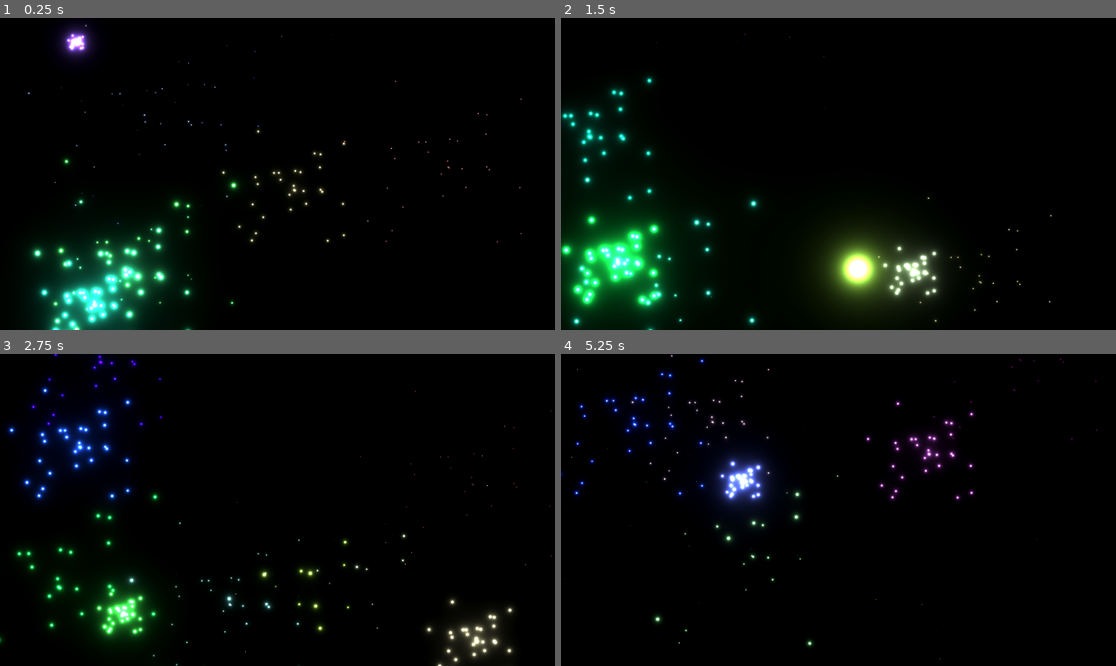
Above: before the commit, frames 1-4 (two rows, left to right).
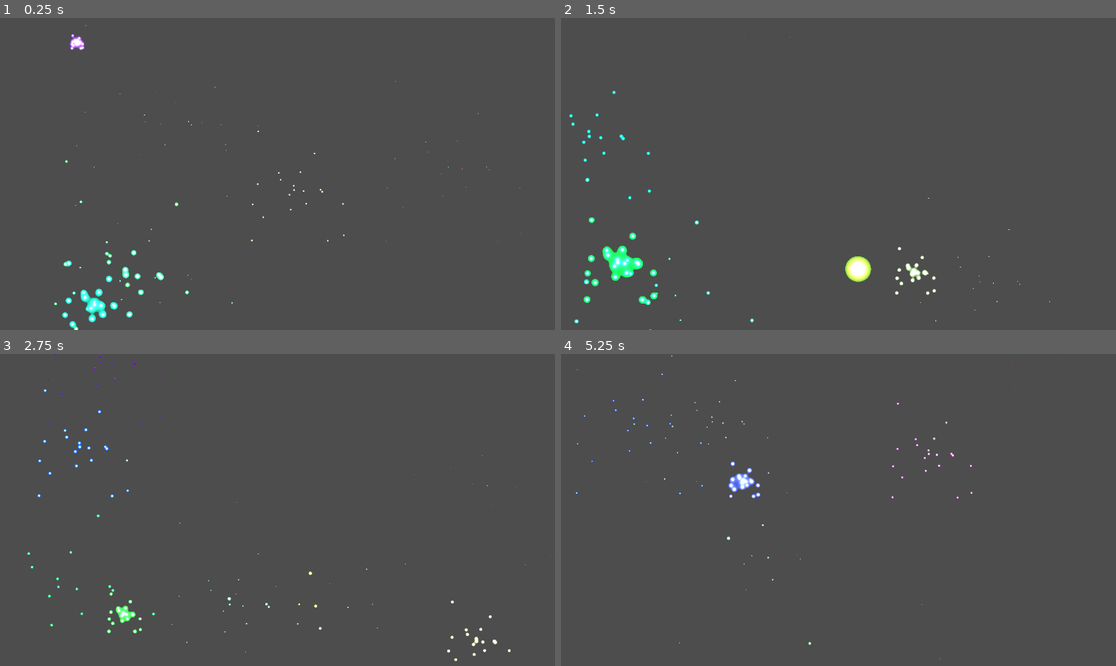
Above: after the commit, the same moments.

Repository: Wpan0n/_HiddenPaws_
Game: Godot game, scene res://scences/Fireworks.tscn
The game is run twice, just before and just after one commit, with the same random seed, the same clock (stepped at 60 frames per second) and the same inputs. This scene is started directly instead of the project's main scene.
Inputs (mouse positions are in pixels of both pictures, inside the frame that each line leads up to):
- Up to frame 1 (0.25 s): no input
- Up to frame 2 (1.5 s): move the mouse to (960, 158) at 0.52 s; click (960, 158) at 0.67 s; drag from (727, 189) to (810, 236) at 1.27 s
- Up to frame 3 (2.75 s): move the mouse to (333, 441) at 2.02 s; click (333, 441) at 2.17 s
- Up to frame 4 (5.25 s): drag from (810, 572) to (672, 463) at 2.77 s; move the mouse to (1005, 556) at 3.52 s; click (1005, 556) at 3.67 s; drag from (672, 463) to (755, 432) at 4.27 s; move the mouse to (866, 510) at 5.02 s; click (866, 510) at 5.17 s

The runs differ from the first frame. In frame 1, 100% of the frame differs, in the area x 0-100%, y 0-100%; in frame 2, 99%; in frame 3, 100%; in frame 4, 100%.

Commit message:
touch up on fireworks

Diff:
--- a/scences/Fireworks.tscn
+++ b/scences/Fireworks.tscn
@@ -6,7 +6,8 @@
 shader = ExtResource("1_vbh0n")
 shader_parameter/TWOPI = 6.28319
 shader_parameter/NUM_EXPLOSIONS = 10
-shader_parameter/NUM_PARTICLES = 30
+shader_parameter/NUM_PARTICLES = 20
+shader_parameter/iResolution = Vector2(1024, 600)
 shader_parameter/MOD3 = Vector3(0.1031, 0.11369, 0.13787)
 
 [node name="Fireworks" type="Node2D"]
--- a/shader/Fireworks.gdshader
+++ b/shader/Fireworks.gdshader
@@ -4,81 +4,90 @@
 
 shader_type canvas_item;
 
-uniform float TWOPI = 6.283185307179586;
-uniform int NUM_EXPLOSIONS = 8;
-uniform int NUM_PARTICLES = 70;
-
+// Constants
+uniform float TWOPI = 6.283185307179586; // 2 * PI
+uniform int NUM_EXPLOSIONS = 8; // Number of fireworks
+uniform int NUM_PARTICLES = 70; // Number of particles per firework
+uniform vec2 iResolution = vec2(600.0, 400.0); // Resolution of the screen
 
 // Noise functions by Dave Hoskins
-uniform vec3 MOD3 = vec3(0.1031, 0.11369, 0.13787);
+uniform vec3 MOD3 = vec3(0.1031, 0.11369, 0.13787); // Constants used for hashing
 
+// Hash function to generate pseudo-random 3D vectors from a float
 vec3 hash31(float p) {
     vec3 p3 = fract(vec3(p) * MOD3);
     p3 += dot(p3, p3.yzx + 19.19);
     return fract(vec3((p3.x + p3.y) * p3.z, (p3.x + p3.z) * p3.y, (p3.y + p3.z) * p3.x));
 }
 
+// Hash function to generate a pseudo-random float from a 2D vector
 float hash12(vec2 p) {
     vec3 p3 = fract(vec3(p.xy, 0.0) * MOD3);
     p3 += dot(p3, p3.yzx + 19.19);
     return fract((p3.x + p3.y) * p3.z);
 }
 
+// Function to draw a circle
 float circ(vec2 uv, vec2 pos, float size) {
     uv -= pos;
     size *= size;
     return smoothstep(size * 1.1, size, dot(uv, uv));
 }
 
+// Function to create a lighter effect
 float lighter(vec2 uv, vec2 pos, float size) {
     uv -= pos;
     size *= size;
     return size / dot(uv, uv);
 }
 
+// Function to create a single explosion
 vec3 explosion(vec2 uv, vec2 p, float seed, float t) {
-    vec3 col = vec3(0.0);
-    vec3 en = hash31(seed);
-    vec3 baseCol = en;
+    vec3 col = vec3(0.0); // Initialize color
+    vec3 en = hash31(seed); // Generate a random base color
+    vec3 baseCol = en; // Base color for the explosion
 
     for (int i = 0; i < NUM_PARTICLES; i++) {
-        vec3 n = hash31(float(i)) - 0.5;
-        vec2 startP = p - vec2(0.0, t * t * 0.1);
-        vec2 endP = startP + normalize(n.xy) * n.z;
-        float pt = 1.0 - pow(t - 1.0, 2.0);
-        vec2 pos = mix(p, endP, pt);
-        float size = mix(0.01, 0.005, smoothstep(0.0, 0.1, pt));
-        size *= smoothstep(1.0, 0.1, pt);
-        float sparkle = (sin((pt + n.z) * 100.0) * 0.5 + 0.5);
+        vec3 n = hash31(float(i)) - 0.5; // Generate a random direction
+        vec2 startP = p - vec2(0.0, t * t * 0.1); // Starting point of the particle
+        vec2 endP = startP + normalize(n.xy) * n.z; // Ending point of the particle
+
+        float pt = 1.0 - pow(t - 1.0, 2.0); // Time progression
+        vec2 pos = mix(p, endP, pt); // Interpolated position
+        float size = mix(0.01, 0.005, smoothstep(0.0, 0.1, pt)); // Particle size
+        size *= smoothstep(1.0, 0.1, pt); // Smooth transition for size
+
+        float sparkle = (sin((pt + n.z) * 100.0) * 0.5 + 0.5); // Sparkle effect
         sparkle = pow(sparkle, pow(en.x, 3.0) * 50.0) * mix(0.01, 0.01, en.y * n.y);
         float B = smoothstep(en.x - en.z, en.x + en.z, t) * smoothstep(en.y + en.z, en.y - en.z, t);
-        size += sparkle * B;
-        col += baseCol * lighter(uv, pos, size);
+        size += sparkle * B; // Add sparkle to size
+
+        col += baseCol * lighter(uv, pos, size); // Add particle color to the explosion color
     }
 
-    return col;
+    return col; // Return the explosion color
 }
 
 void fragment() {
-    vec2 iResolution = vec2(1024.0, 600.0);
-    vec2 uv = FRAGCOORD.xy / iResolution.xy;
-    uv.x -= 0.5;
-    uv.x *= iResolution.x / iResolution.y;
+    vec2 uv = FRAGCOORD.xy / iResolution.xy; // Normalize coordinates
+    uv.x -= 0.5; // Center the coordinates
+    uv.x *= iResolution.x / iResolution.y; // Maintain aspect ratio
 
-    float n = hash12(uv + 10.0);
-    float t = TIME * 0.5;
-    vec3 c = vec3(0.0);
+    float n = hash12(uv + 10.0); // Generate noise based on UV coordinates
+    float t = TIME * 0.5; // Scale time for slower animation
+    vec3 c = vec3(0.0); // Initialize color
 
     for (int i = 0; i < NUM_EXPLOSIONS; i++) {
-        float et = t + float(i) * 1234.45235;
-        float id = floor(et);
-        et -= id;
-        vec2 p = hash31(id).xy;
-        p.x -= 0.5;
-        p.x *= 1.6;
-        c += explosion(uv, p, id, et);
+        float et = t + float(i) * 1234.45235; // Unique time for each explosion
+        float id = floor(et); // Explosion ID
+        et -= id; // Explosion progress
+
+        vec2 p = hash31(id).xy; // Position of the explosion
+        p.x -= 0.5; // Center the position
+        p.x *= 1.6; // Adjust position for aspect ratio
+        c += explosion(uv, p, id, et); // Add explosion color to the final color
     }
 
-    float alpha = 1.0;
-    COLOR = vec4(c, alpha);
+    float alpha = length(c) > 1.0 ? 2.0 : 0.0; // Set alpha based on brightness of the color
+    COLOR = vec4(c, alpha); // Set the final color with transparency
 }
